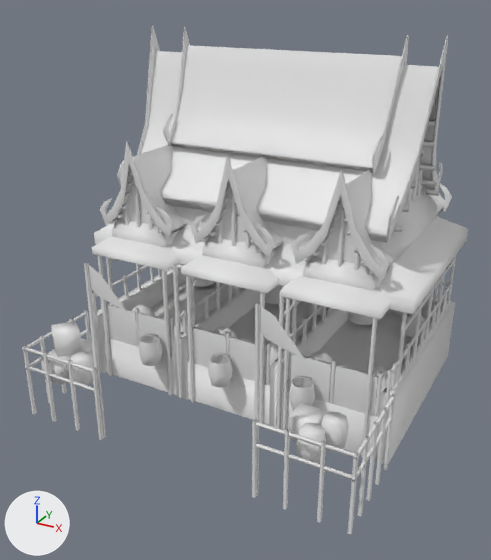
One commit to the COLLADA model art/meshes/structural/vyadhapurans/stable_elephant.dae: the scene before it, then after it.
Rendered twice from a 50 mm lens placed at (21.9, -42.3, 26.4), pointed at (-0.2, -2.0, 6.3). The lights are fixed; the arrows at lower left show +X, +Y and +Z. The picture after the commit comes second.

The first picture shows 'vyadh_stable_elephant'.
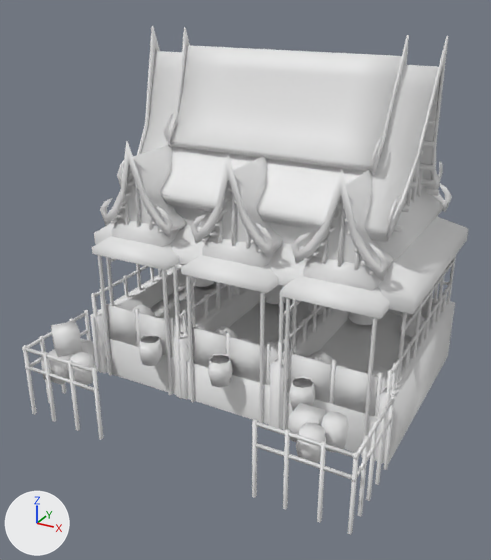
The change, as a list of edits to the scene's bpy script:
```text
Change me_vyadh_stable_elephant:
    used by ob_vyadh_stable_elephant; location = (0.0, 0.0, 0.0)
    remove me_vyadh_stable_elephant.from_pydata(...)  # 4510 vertices, 7077 faces; spans x -12.6..12.7, y -12.7..12.7, z -3.2..23.3
    remove me_vyadh_stable_elephant.materials.append(mat_material_001)  # white #e7e7e7
    add me_vyadh_stable_elephant.from_pydata(...)  # 4470 vertices, 7017 faces; spans x -12.6..12.7, y -12.7..12.7, z -3.2..23.3
    me_vyadh_stable_elephant part 1: the loose piece of 12 vertices spanning x -6.0..-3.1, y -12.2, z 7.4..10.1 is deleted
    me_vyadh_stable_elephant part 2: the loose piece of 12 vertices spanning x 6.2..9.1, y -12.2, z 7.4..10.1 is deleted
    me_vyadh_stable_elephant part 3
    8 vertices are removed from x 6.0..6.3, y -12.4..-12.1, z -3.1..10.1
    14 faces are deleted
    1 vertex moves within x 6.3, y -12.4, z -3.1
    4 new faces join them
    me_vyadh_stable_elephant part 4
    8 vertices are removed from x -6.2..-6.0, y -12.4..-12.1, z -3.1..10.1
    14 faces are deleted
    1 vertex moves within x -6.2, y -12.4, z -3.1
    4 new faces join them
```

Boxes [x1, y1, x2, y2] around the edits, measured in the pictures (491 x 560 px):
part 1 of me_vyadh_stable_elephant, deleted
    before: [88, 265, 127, 312]
part 2 of me_vyadh_stable_elephant, deleted
    before: [260, 305, 305, 360]
part 3 of me_vyadh_stable_elephant, cut back
    before: [254, 303, 261, 497]
    after: [255, 421, 257, 497]
part 4 of me_vyadh_stable_elephant, cut back
    before: [84, 263, 106, 438]
